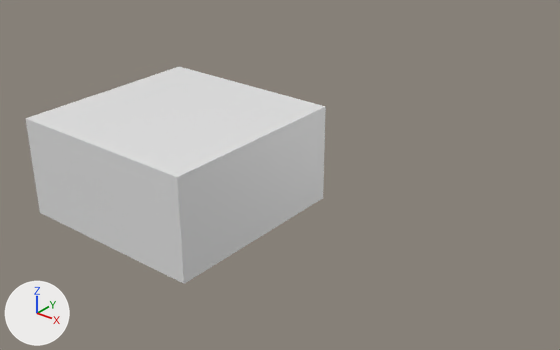
One commit to the Blender file Assets/Models/Room_Cube.blend: the scene before it, then after it.
Before and after are seen from a 50 mm camera at (12.95, -12.25, 9.36) aimed at (3.17, -0.01, 1.77). Lighting does not change. The marker at lower left points along +X, +Y and +Z.

The older version as bpy lines, for what is in view:
```python
me_cube = bpy.data.meshes.new('Cube')
me_cube.from_pydata(...)  # a box spanning x -2.5..2.5, y -2.5..2.5, z 0.0..2.44
me_cube.materials.append(mat_material)  # white #e7e7e7
ob_room = bpy.data.objects.new('Room', me_cube)
ob_room.location = (0.0, 0.0, 0.0)
_m = ob_room.modifiers.new('Solidify', 'SOLIDIFY')
_m.thickness = 0.1
```
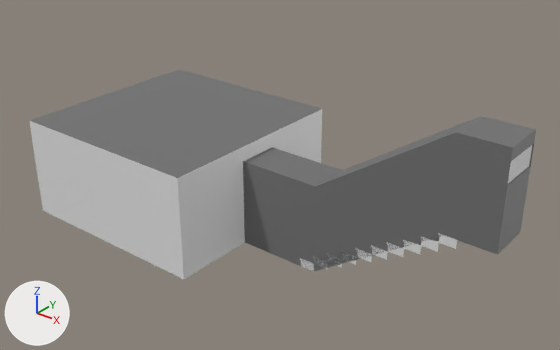
Pixel boxes [x1, y1, x2, y2] of what changed, in the pictures (560 x 350 px):
'Room', reshaped, modifiers changed (68% wider): before [25, 67, 326, 284]; after [29, 69, 536, 279]
'Stairs', added: after [300, 233, 458, 272]

Edits to the bpy script that builds the scene:
```text
Add mat_window:
    mat_window = principled_material('Window')
    mat_window.base_color = (0.8, 0.8, 0.8)  # white #e7e7e7
Add mat_ceiling:
    mat_ceiling = principled_material('Ceiling')
    mat_ceiling.base_color = (0.17, 0.17, 0.17)  # grey #737373
Add mat_floor:
    mat_floor = principled_material('Floor')
    mat_floor.base_color = (0.157, 0.0397, 0.0157)  # brown #6e3822
Add mat_stairs_material:
    mat_stairs_material = bpy.data.materials.new('Stairs_material')
    # nodes: BsdfAnisotropic, BsdfDiffuse, MixShader, OutputMaterial
Change me_cube:
    used by ob_room; location = (0.0, 0.0, 0.0)
    remove me_cube.from_pydata(...)  # 8 vertices, 6 faces; spans x -2.5..2.5, y -2.5..2.5, z 0.0..2.44
    add me_cube.from_pydata(...)  # 56 vertices, 59 faces; spans x -2.5..8.55, y -2.5..2.5, z 0.0..4.1
    me_cube part 1
    6 faces are deleted
    42 vertices are added at x -2.5..8.55, y -2.5..2.5, z 0.0..4.1
    6 new vertices lie (0.0, 0.0, 1.38) away from vertices in x 8.5..8.55, y -0.5..0.5, z 2.0
    40 new faces join them, mat_ceiling (grey #727272)
    15 new faces join them, mat_material (white #e7e7e7)
    3 new faces join them, mat_floor (brown #6e3822)
    1 new face joins them, mat_window (white #e7e7e7)
    add me_cube.materials.append(mat_floor)  # brown #6e3822
    add me_cube.materials.append(mat_ceiling)  # grey #737373
    add me_cube.materials.append(mat_window)  # white #e7e7e7
Add me_stairs:
    me_stairs.from_pydata(...)  # 152 vertices, 120 faces; spans x 4.12..7.75, y -0.5..0.5, z 0.0..2.02
    me_stairs.materials.append(mat_stairs_material)
Change ob_room:
    remove _m = ob_room.modifiers.new('Solidify', 'SOLIDIFY')
    remove _m.thickness = 0.1
Add ob_stairs:
    ob_stairs = bpy.data.objects.new('Stairs', me_stairs)
    ob_stairs.location = (0.0, 0.0, 0.0)
```
